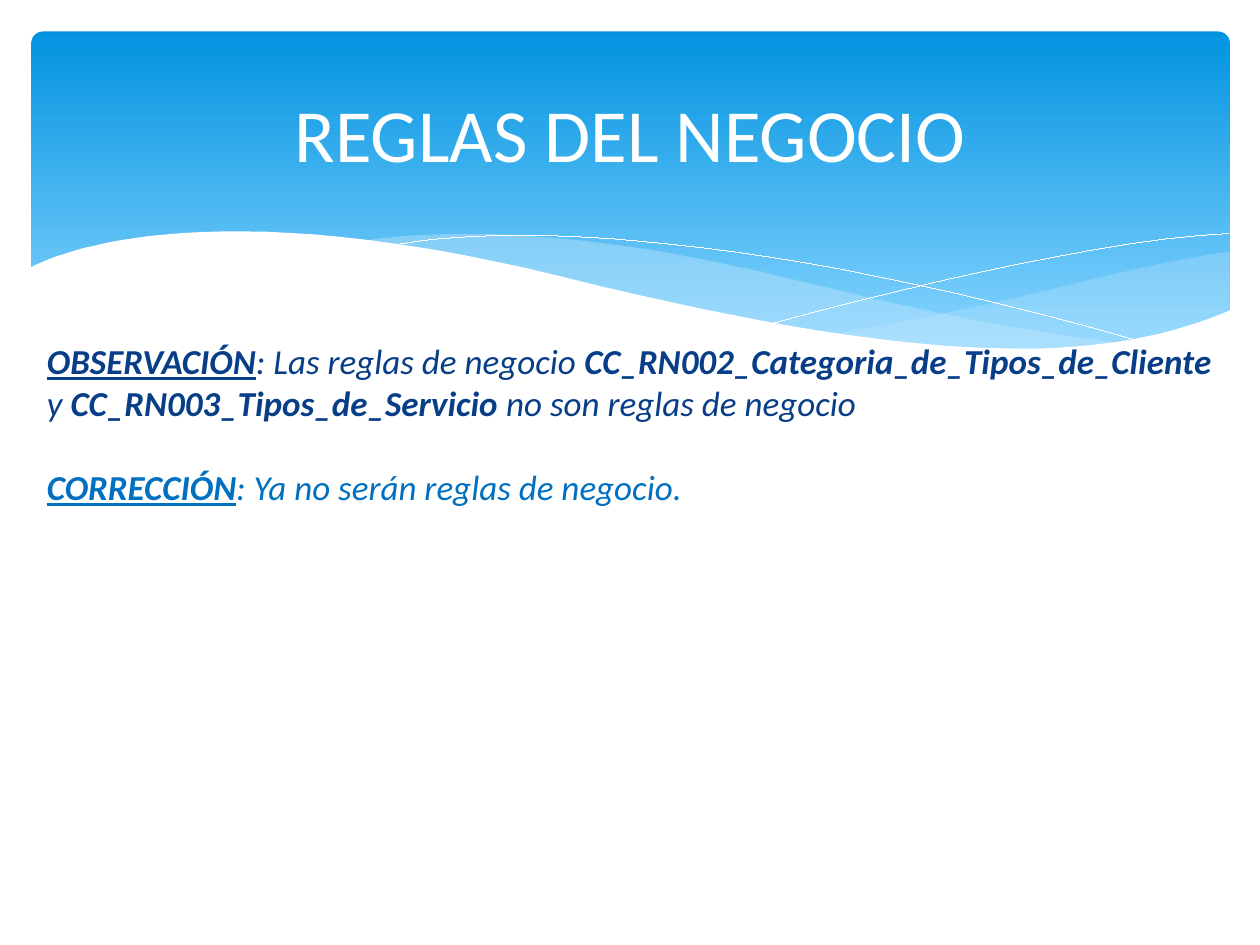
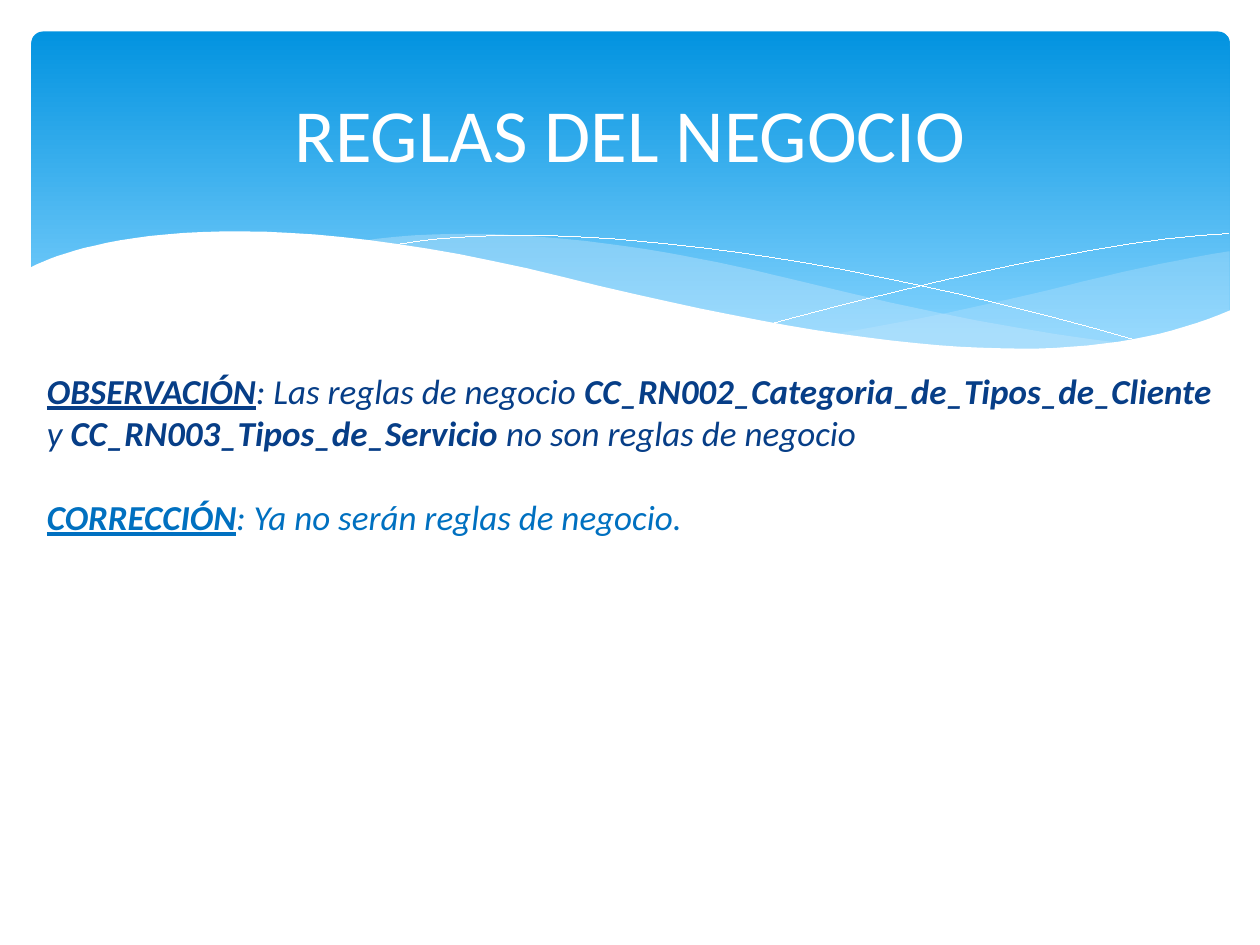
Before and after one commit to orlysemperfi/tp2-contratos-clientes, a slide deck: slide 3 of ITERACION 3/SUB ITERACION 1/PPT SUB-ITERACION I v2.0.pptx. Drawn at 1260x945 pixels with LibreOffice and Linux fonts; fonts in the diff are those of the drawing. Boxes give left, top, right and bottom in pixels: in the first picture for what was removed or moved away, otherwise in the second. Text is boxed around its words. In the diff, an @@ line names an element or a change of style, - is before the commit and + after.

```diff
--- a/ITERACION 3/SUB ITERACION 1/PPT SUB-ITERACION I v2.0.pptx
+++ b/ITERACION 3/SUB ITERACION 1/PPT SUB-ITERACION I v2.0.pptx
@@ text "OBSERVACIÓN: Las reglas de negocio ...": place and size @@
-text "OBSERVACIÓN: Las reglas de negocio ..." at (47,345,1211,506)
+text "OBSERVACIÓN: Las reglas de negocio ..." at (47,375,1211,536)
```
Also in this commit, not shown: 7 other slides changed.
